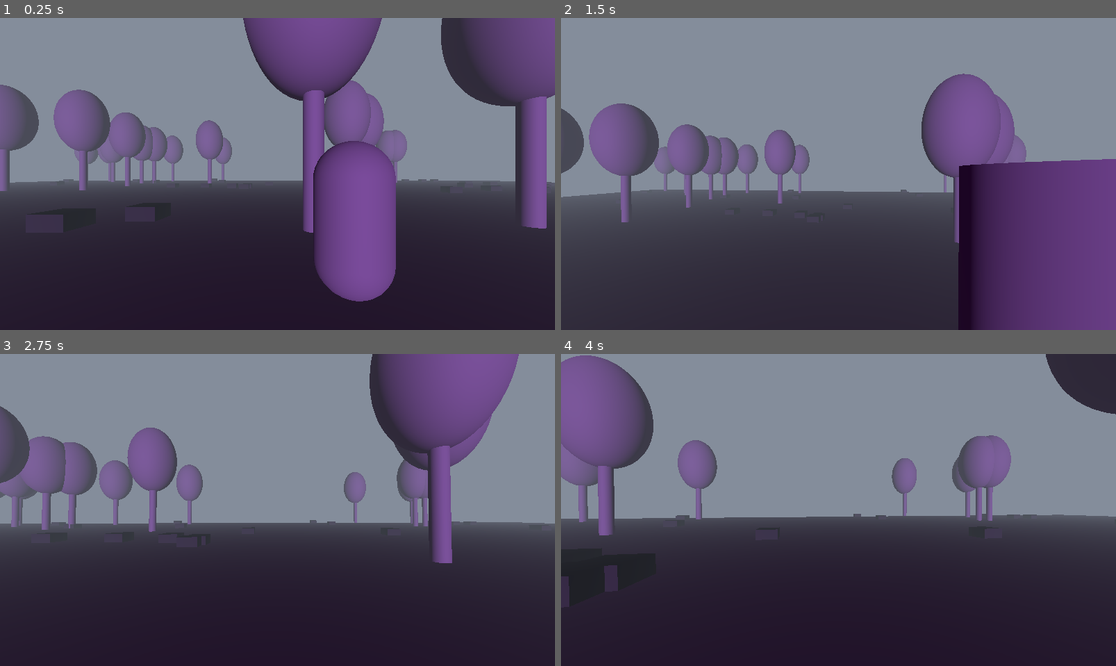
Above: before the commit, frames 1-4 (two rows, left to right).
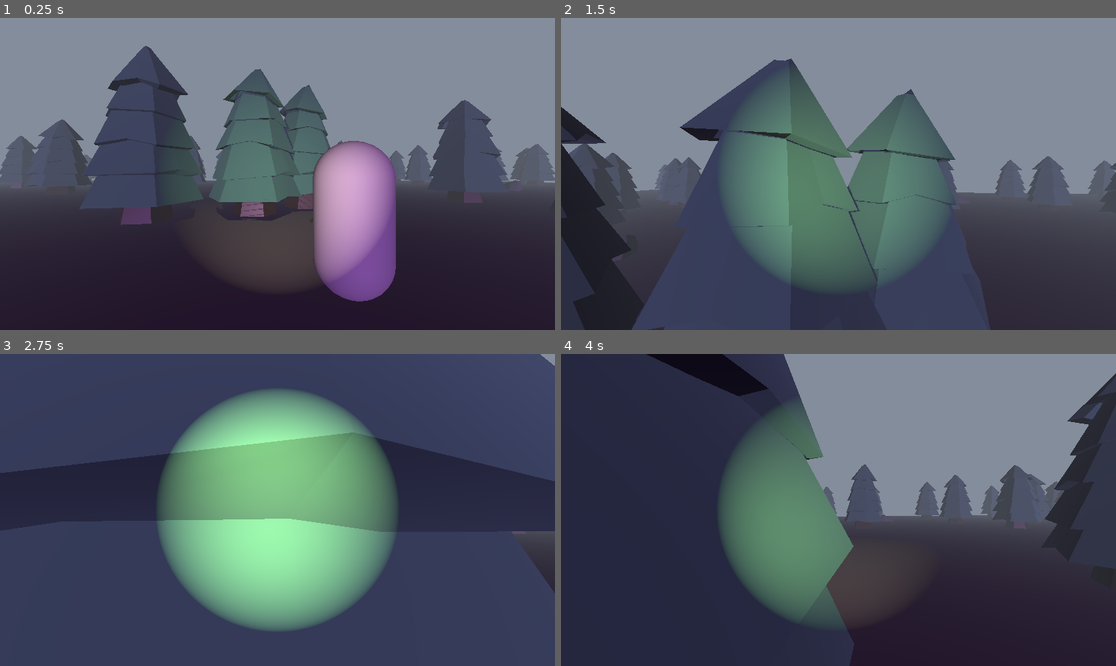
Above: after the commit, the same moments.

Repository: PawlakAidan/GodotProj1
Game: Godot game, scene res://Scenes/environment1.tscn
The game is run twice, just before and just after one commit, with the same random seed, the same clock (stepped at 60 frames per second) and the same inputs.
Inputs (mouse positions are in pixels of both pictures, inside the frame that each line leads up to):
- Up to frame 1 (0.25 s): no input
- Up to frame 2 (1.5 s): tap Enter (ui_accept) at 0.5, 0.77 s; move the mouse to (866, 174) at 0.52 s; hold Up (ui_up) from 0.53 s (still down); move the mouse to (810, 174) at 1.27 s
- Up to frame 3 (2.75 s): keep holding Up (ui_up); tap Enter (ui_accept) at 1.52 s; move the mouse to (288, 503) at 2.02 s
- Up to frame 4 (4 s): keep holding Up (ui_up); move the mouse to (832, 516) at 2.77 s; tap Enter (ui_accept) at 3.02, 3.77 s; move the mouse to (877, 513) at 3.52 s

The runs differ from the first frame. In frame 1, 43% of the frame differs, in the area x 0-100%, y 0-86%; in frame 2, 58%; in frame 3, 94%, in the area x 0-100%, y 0-100%; in frame 4, 43%.

Commit message:
improved world atmosphere, added player flashlight

Diff:
--- /dev/null
+++ b/Assets/Environment/grass.tscn
@@ -0,0 +1,18 @@
+[gd_scene load_steps=3 format=3 uid="uid://dkc71053iliqo"]
+
+[ext_resource type="PackedScene" path="res://Scenes/environment1.tscn::PackedScene_bo1e2" id="1_qywdn"]
+
+[sub_resource type="PackedScene" id="PackedScene_bo1e2"]
+_bundled = {
+"conn_count": 0,
+"conns": PackedInt32Array(),
+"editable_instances": [],
+"names": PackedStringArray("grass", "Node3D", "Cube"),
+"node_count": 2,
+"node_paths": [],
+"nodes": PackedInt32Array(-1, -1, 1, 0, -1, 0, 0, 0, 0, 1, 2, -1, 0, 0),
+"variants": [],
+"version": 3
+}
+
+[node name="grass" instance=ExtResource("1_qywdn")]
--- a/Assets/Environment/rock.tscn
+++ b/Assets/Environment/rock.tscn
@@ -1,19 +1,5 @@
-[gd_scene load_steps=4 format=3 uid="uid://h5xaq37ddfo6"]
+[gd_scene load_steps=2 format=3 uid="uid://h5xaq37ddfo6"]
 
-[sub_resource type="BoxMesh" id="BoxMesh_vufht"]
+[ext_resource type="PackedScene" uid="uid://dqy8rscuq86rw" path="res://Assets/Models/rock.glb" id="1_1ua1u"]
 
-[sub_resource type="StandardMaterial3D" id="StandardMaterial3D_1ua1u"]
-albedo_color = Color(0.19793725, 0.19793722, 0.19793722, 1)
-
-[sub_resource type="BoxShape3D" id="BoxShape3D_vufht"]
-
-[node name="Rock" type="StaticBody3D"]
-
-[node name="MeshInstance3D" type="MeshInstance3D" parent="."]
-transform = Transform3D(1, 0, 0, 0, 1, 0, 0, 0, 1, 0, 0.48442852, 0)
-mesh = SubResource("BoxMesh_vufht")
-surface_material_override/0 = SubResource("StandardMaterial3D_1ua1u")
-
-[node name="CollisionShape3D" type="CollisionShape3D" parent="."]
-transform = Transform3D(1, 0, 0, 0, 1, 0, 0, 0, 1, 0, 0.49005675, 0)
-shape = SubResource("BoxShape3D_vufht")
+[node name="rock" instance=ExtResource("1_1ua1u")]
--- a/Assets/Environment/tree.tscn
+++ b/Assets/Environment/tree.tscn
@@ -1,28 +1,8 @@
-[gd_scene load_steps=4 format=3 uid="uid://yodbuip66tqa"]
+[gd_scene load_steps=2 format=3 uid="uid://yodbuip66tqa"]
 
-[sub_resource type="CylinderMesh" id="CylinderMesh_rlmjr"]
-top_radius = 0.3
-bottom_radius = 0.3
-height = 5.0
+[ext_resource type="PackedScene" uid="uid://cuvv1huenfr5l" path="res://Assets/Models/tree.glb" id="1_pgh5o"]
 
-[sub_resource type="SphereMesh" id="SphereMesh_pgh5o"]
-radius = 2.0
-height = 6.0
+[node name="tree" instance=ExtResource("1_pgh5o")]
 
-[sub_resource type="CylinderShape3D" id="CylinderShape3D_7b1m2"]
-height = 5.0
-radius = 0.3
-
-[node name="Tree" type="StaticBody3D"]
-
-[node name="MeshInstance3D" type="MeshInstance3D" parent="."]
-transform = Transform3D(1, 0, 0, 0, 1, 0, 0, 0, 1, -0.19145703, 2.0726314, 0)
-mesh = SubResource("CylinderMesh_rlmjr")
-
-[node name="MeshInstance3D2" type="MeshInstance3D" parent="."]
-transform = Transform3D(1, 0, 0, 0, 1, 0, 0, 0, 1, -0.25414872, 7.249657, -0.1206826)
-mesh = SubResource("SphereMesh_pgh5o")
-
-[node name="CollisionShape3D" type="CollisionShape3D" parent="."]
-transform = Transform3D(1, 0, 0, 0, 1, 0, 0, 0, 1, -0.19491331, 2.0707455, 0)
-shape = SubResource("CylinderShape3D_7b1m2")
+[node name="Cylinder" parent="." index="0"]
+transform = Transform3D(1, 0, 0, 0, 1, 0, 0, 0, 1, -0.099724054, 0.881647, -0.0228858)
--- /dev/null
+++ b/Entities/Player/flashlight.gd
@@ -0,0 +1,13 @@
+extends SpotLight3D
+
+
+# Called when the node enters the scene tree for the first time.
+func _ready() -> void:
+	pass # Replace with function body.
+
+
+# Called every frame. 'delta' is the elapsed time since the previous frame.
+func _process(_delta):
+	# Randomly adjust energy slightly to create a subtle buzz/flicker
+	if randf() > 0.95:
+		light_energy = randf_range(1.0, 2.0)
--- a/Entities/Player/player.tscn
+++ b/Entities/Player/player.tscn
@@ -1,6 +1,7 @@
-[gd_scene load_steps=4 format=3 uid="uid://bjwni7uj1yfvh"]
+[gd_scene load_steps=5 format=3 uid="uid://bjwni7uj1yfvh"]
 
 [ext_resource type="Script" uid="uid://kd684woe14k" path="res://Entities/Player/player.gd" id="1_4flbx"]
+[ext_resource type="Script" uid="uid://da1csbpf0bsfy" path="res://Entities/Player/flashlight.gd" id="2_3uyv8"]
 
 [sub_resource type="CapsuleMesh" id="CapsuleMesh_sh265"]
 
@@ -17,3 +18,11 @@
 
 [node name="Camera3D" type="Camera3D" parent="."]
 transform = Transform3D(1, 0, 0, 0, 1, 0, 0, 0, 1, 0.010485668, 0.5755519, -0.3342371)
+
+[node name="flashlight" type="SpotLight3D" parent="Camera3D"]
+light_color = Color(1, 1, 0.654902, 1)
+light_energy = 1.5
+shadow_enabled = true
+spot_range = 15.487
+spot_angle = 31.02
+script = ExtResource("2_3uyv8")
--- a/Scenes/environment1.tscn
+++ b/Scenes/environment1.tscn
@@ -1,10 +1,37 @@
-[gd_scene load_steps=9 format=3 uid="uid://k8xtkmqvhhlb"]
+[gd_scene load_steps=11 format=3 uid="uid://k8xtkmqvhhlb"]
 
 [ext_resource type="Script" uid="uid://dep2opno7y3qa" path="res://Scenes/world_gen.gd" id="1_ccn0c"]
 [ext_resource type="PackedScene" uid="uid://bjwni7uj1yfvh" path="res://Entities/Player/player.tscn" id="1_ryjrx"]
 [ext_resource type="PackedScene" uid="uid://yodbuip66tqa" path="res://Assets/Environment/tree.tscn" id="2_bo1e2"]
 [ext_resource type="PackedScene" uid="uid://c2ivsohao5ck6" path="res://Entities/Enemies/Cultist/cultist.tscn" id="2_ccn0c"]
 [ext_resource type="PackedScene" uid="uid://h5xaq37ddfo6" path="res://Assets/Environment/rock.tscn" id="3_5aqpm"]
+
+[sub_resource type="PackedScene" id="PackedScene_bo1e2"]
+_bundled = {
+"conn_count": 0,
+"conns": PackedInt32Array(),
+"editable_instances": [],
+"names": PackedStringArray("grass", "Node3D", "Cube"),
+"node_count": 2,
+"node_paths": [],
+"nodes": PackedInt32Array(-1, -1, 1, 0, -1, 0, 0, 0, 0, 1, 2, -1, 0, 0),
+"variants": [],
+"version": 3
+}
+
+[sub_resource type="PackedScene" id="PackedScene_5aqpm"]
+_bundled = {
+"base_scene": 0,
+"conn_count": 0,
+"conns": PackedInt32Array(),
+"editable_instances": [],
+"names": PackedStringArray("grass"),
+"node_count": 1,
+"node_paths": [],
+"nodes": PackedInt32Array(-1, -1, 2147483647, 0, -1, 0, 0),
+"variants": [SubResource("PackedScene_bo1e2")],
+"version": 3
+}
 
 [sub_resource type="BoxShape3D" id="BoxShape3D_noarx"]
 
@@ -15,12 +42,14 @@
 background_color = Color(0.2166411, 0.00012346741, 0.2680029, 1)
 fog_enabled = true
 volumetric_fog_enabled = true
+volumetric_fog_density = 0.25
 volumetric_fog_albedo = Color(0.16200075, 7.159449e-05, 0.20285338, 1)
 
 [node name="Environment1" type="Node3D"]
 script = ExtResource("1_ccn0c")
 tree_scene = ExtResource("2_bo1e2")
 rock_scene = ExtResource("3_5aqpm")
+grass_scene = SubResource("PackedScene_5aqpm")
 
 [node name="Floor" type="StaticBody3D" parent="."]
 transform = Transform3D(100, 0, 0, 0, 1, 0, 0, 0, 100, 0, 0, 0)
--- a/Scenes/world_gen.gd
+++ b/Scenes/world_gen.gd
@@ -2,21 +2,51 @@
 
 @export var tree_scene: PackedScene
 @export var rock_scene: PackedScene
+@export var grass_scene: PackedScene # New slot for your grass.glb
+
 @export var spawn_count: int = 140
-@export var map_size: int = 100 # Total width/length of your floor
+@export var map_size: int = 100
+@export var min_distance: float = 2.0 # Minimum meters between objects
+
+var spawned_positions = []
 
 func _ready():
 	spawn_random_props()
 
 func spawn_random_props():
 	for i in range(spawn_count):
-		# Randomly pick between tree or rock
-		var prop_to_spawn = tree_scene if randf() > 0.5 else rock_scene
-		var instance = prop_to_spawn.instantiate()
-
-		# Pick a random position on the floor
 		var x_pos = randf_range(-map_size/2, map_size/2)
 		var z_pos = randf_range(-map_size/2, map_size/2)
+		var new_pos = Vector3(x_pos, 0, z_pos)
 
-		instance.position = Vector3(x_pos, 0, z_pos)
+		# Check distance from player start (0,0,0) so you don't get stuck
+		if new_pos.length() < 4.0:
+			continue
+
+		# Check if this position is too close to existing objects
+		if is_position_safe(new_pos):
+			spawn_prop(new_pos)
+
+func is_position_safe(pos):
+	for other_pos in spawned_positions:
+		if pos.distance_to(other_pos) < min_distance:
+			return false # Too close!
+	return true # Safe to spawn
+
+func spawn_prop(pos):
+	# Random selection including grass
+	var roll = randf()
+	var prop_to_spawn
+
+	if roll < 0.5:
+		prop_to_spawn = tree_scene
+	else:
+		prop_to_spawn = rock_scene
+
+	if prop_to_spawn:
+		var instance = prop_to_spawn.instantiate()
+		instance.position = pos
+		# Randomly rotate the assets so they don't all face the same way
+		instance.rotation.y = randf_range(0, TAU)
 		add_child(instance)
+		spawned_positions.append(pos)
Binary file added: Assets/Models/rock.glb
Not shown, added: Assets/Models/rock.glb.import
Binary file added: Assets/Models/tree.glb
Not shown, added: Assets/Models/tree.glb.import
Not shown, added: Entities/Player/flashlight.gd.uid
